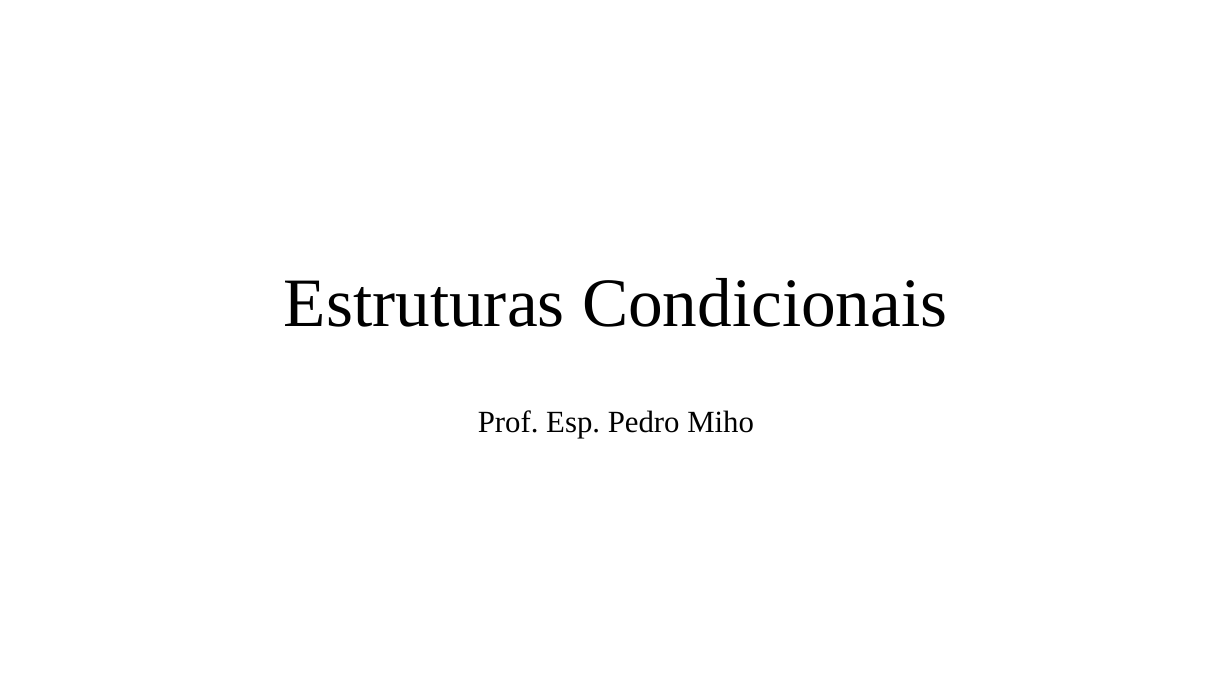
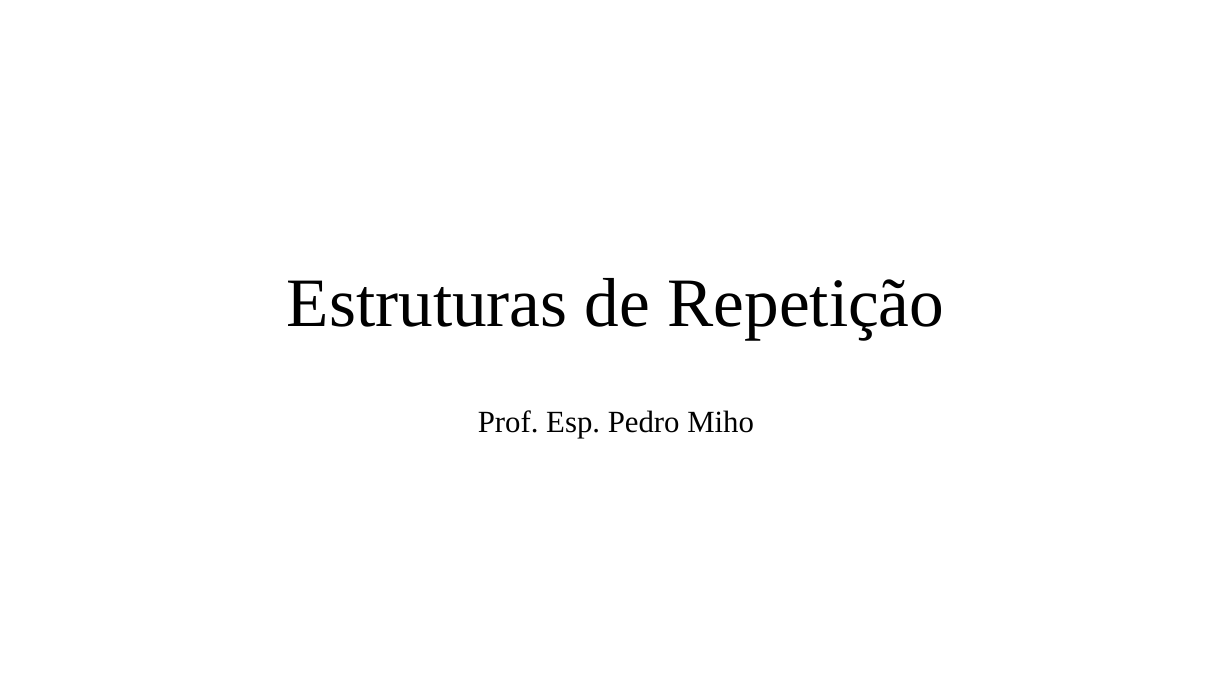
Before and after one commit to PedroMiho/UMC, a slide deck: slide 1 of Lógica e Programação/Módulo 02 - JavaScript/Aula 14 - Estrutura de Repetição/Estruturas Condicionais.pptx. Drawn at 1232x693 pixels with LibreOffice and Linux fonts; fonts in the diff are those of the drawing; background and template pictures are left out. Boxes give left, top, right and bottom in pixels: in the first picture for what was removed or moved away, otherwise in the second. Text is boxed around its words. In the diff, an @@ line names an element or a change of style, - is before the commit and + after.

```diff
--- a/Lógica e Programação/Módulo 02 - JavaScript/Aula 14 - Estrutura de Repetição/Estruturas Condicionais.pptx
+++ b/Lógica e Programação/Módulo 02 - JavaScript/Aula 14 - Estrutura de Repetição/Estruturas Condicionais.pptx
@@ title at box(287, 278, 945, 340): text changed @@
-Estruturas Condicionais
+Estruturas de Repetição
```
